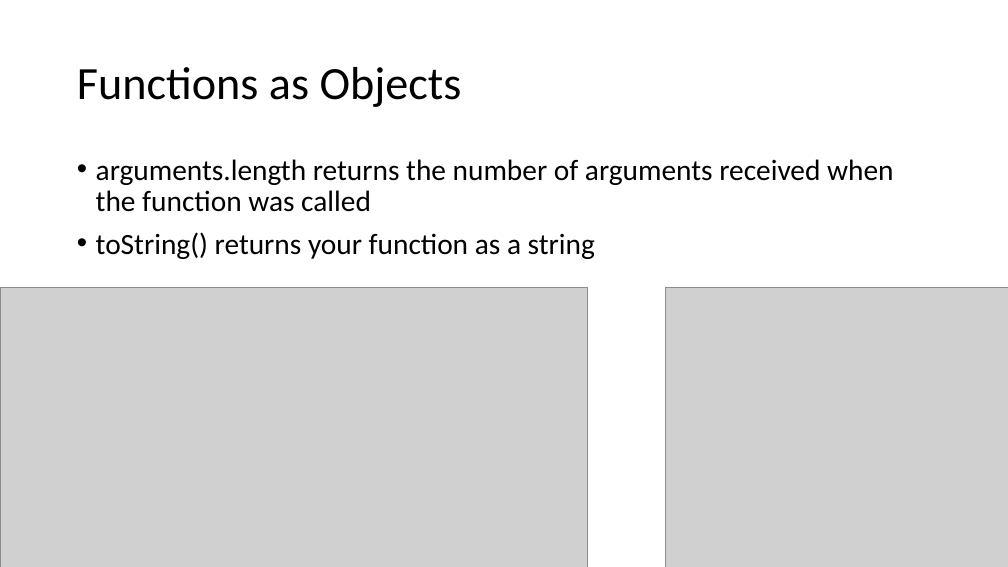
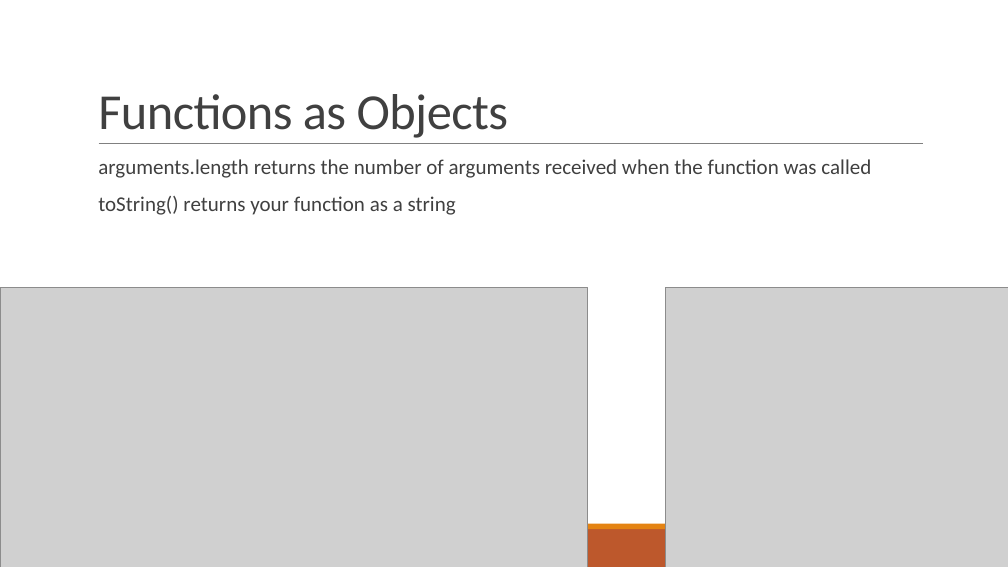
Before and after one commit to YWCANWIL-TechLab/Module12-Functions, a slide deck: slide 13 of slides/Module 12 - Functions.pptx. Drawn at 1008x567 pixels with LibreOffice and Linux fonts; fonts in the diff are those of the drawing; grey boxes stand for pictures. Boxes give left, top, right and bottom in pixels: in the first picture for what was removed or moved away, otherwise in the second. Text is boxed around its words. In the diff, an @@ line names an element or a change of style, - is before the commit and + after.

Commit message:
New Design

```diff
--- a/slides/Module 12 - Functions.pptx
+++ b/slides/Module 12 - Functions.pptx
@@ title "Functions as Objects": place and size @@
-title "Functions as Objects" at box(77, 67, 462, 107)
+title "Functions as Objects" at box(98, 94, 509, 138)
@@ title "Functions as Objects" at box(98, 94, 509, 138): size 44 to 48 pt, text colour #000000 to #404040, letter spacing 0 to -0.5 pt; line spacing 0.9 to 0.85; vertical alignment middle to bottom @@
@@ line added from (99, 144) to (923, 144), #808080 0.5 pt @@
@@ text "arguments.length returns the number of ..." at box(98, 159, 871, 215): size 28 to 20 pt, text colour #000000 to #404040; bullet • to  ; more space between paragraphs @@
@@ rectangle added at box(0, 529, 1008, 567), fill #BD582C @@
@@ rectangle added at box(0, 524, 1008, 529), fill #E48312 @@
```
Also in this commit, not shown: 34 other slides changed.
